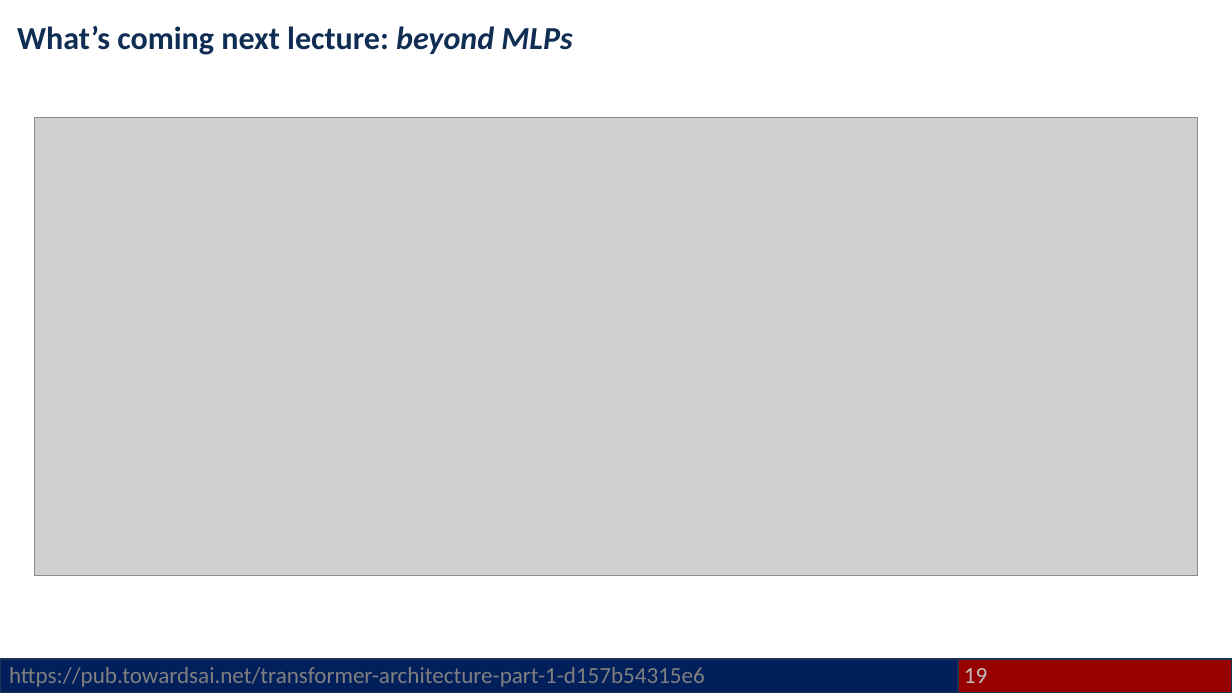
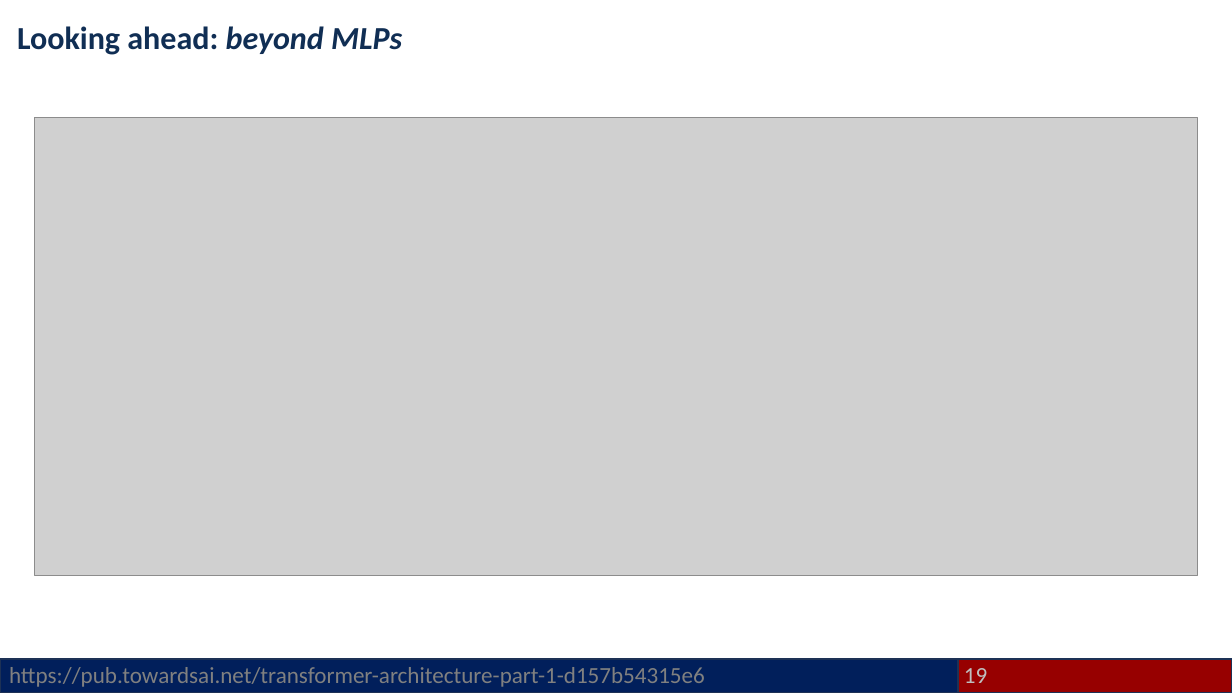
Before and after one commit to natrask/engr1050-fall2026, a slide deck: slide 19 of NewMaterial/Lecture23/Lecture_23.pptx. Drawn at 1232x693 pixels with LibreOffice and Linux fonts; fonts in the diff are those of the drawing; grey boxes stand for pictures. Boxes give left, top, right and bottom in pixels: in the first picture for what was removed or moved away, otherwise in the second. Text is boxed around its words. In the diff, an @@ line names an element or a change of style, - is before the commit and + after.

```diff
--- a/NewMaterial/Lecture23/Lecture_23.pptx
+++ b/NewMaterial/Lecture23/Lecture_23.pptx
@@ text at bbox=[17, 26, 402, 55]: text changed @@
-What’s coming next lecture: beyond MLPs
+Looking ahead: beyond MLPs
```
Also in this commit, not shown: 6 other files.
